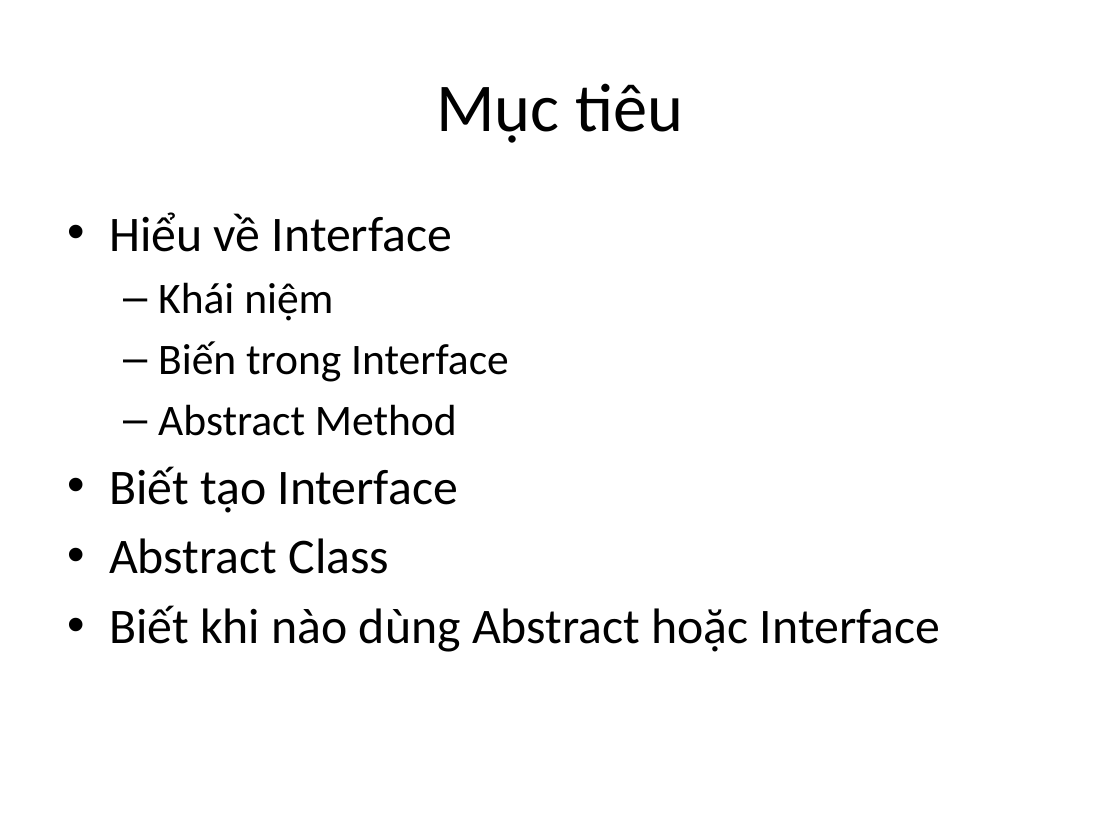
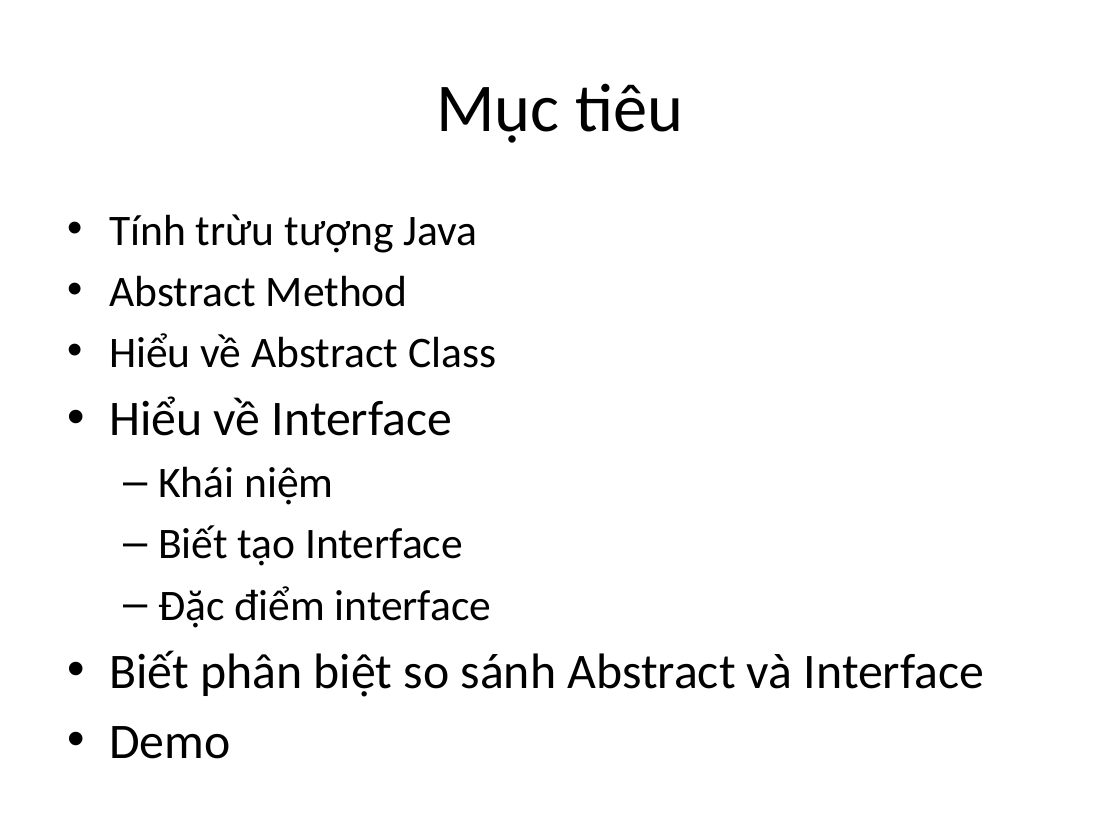
Before and after one commit to phithanh97cs/T3H, a slide deck: slide 2 of 5. Other/Free/Abstract and Interface.pptx. Drawn at 1120x840 pixels with LibreOffice and Linux fonts; fonts in the diff are those of the drawing. Boxes give left, top, right and bottom in pixels: in the first picture for what was removed or moved away, otherwise in the second. Text is boxed around its words. In the diff, an @@ line names an element or a change of style, - is before the commit and + after.

```diff
--- a/5. Other/Free/Abstract and Interface.pptx
+++ b/5. Other/Free/Abstract and Interface.pptx
@@ text at [109, 214, 496, 368]: paragraphs added @@
+  • Tính trừu tượng Java
+  • Abstract Method
+  • Hiểu về Abstract Class
@@ text at [158, 341, 509, 436]: paragraphs removed @@
-  – Biến trong Interface
-  – Abstract Method
@@ text at [158, 525, 463, 566]: size 32 to 28 pt in "Biết tạo Interface"; bullet • to –; list level 1 to 2 in "Biết tạo Interface" @@
@@ text at [109, 586, 984, 759]: text changed @@
-• Abstract Class
-• Biết khi nào dùng Abstract hoặc Interface
+  – Đặc điểm interface
+• Biết phân biệt so sánh Abstract và Interface
+• Demo
```
Also in this commit, not shown: 13 slides added, 12 slides removed, 10 other files.
